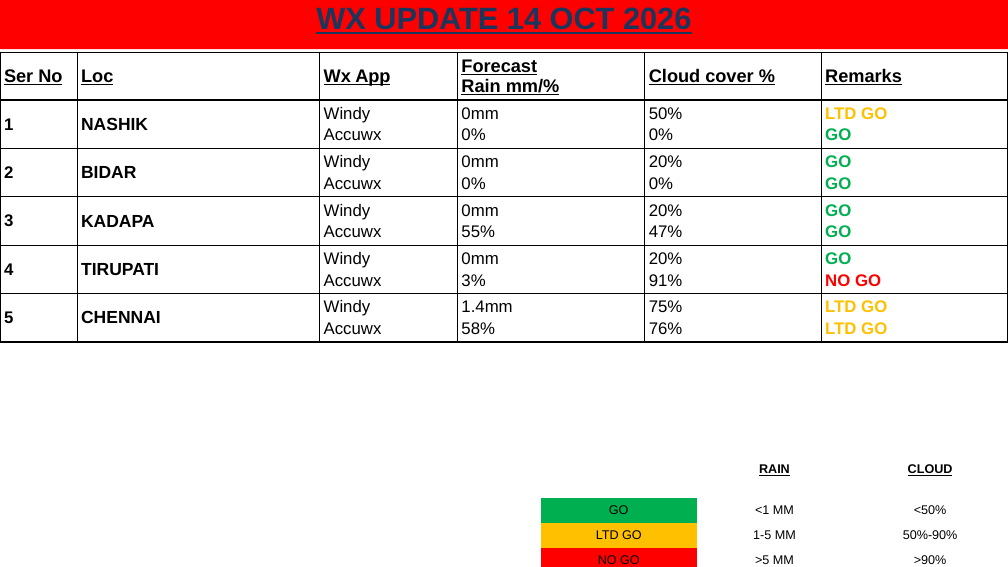
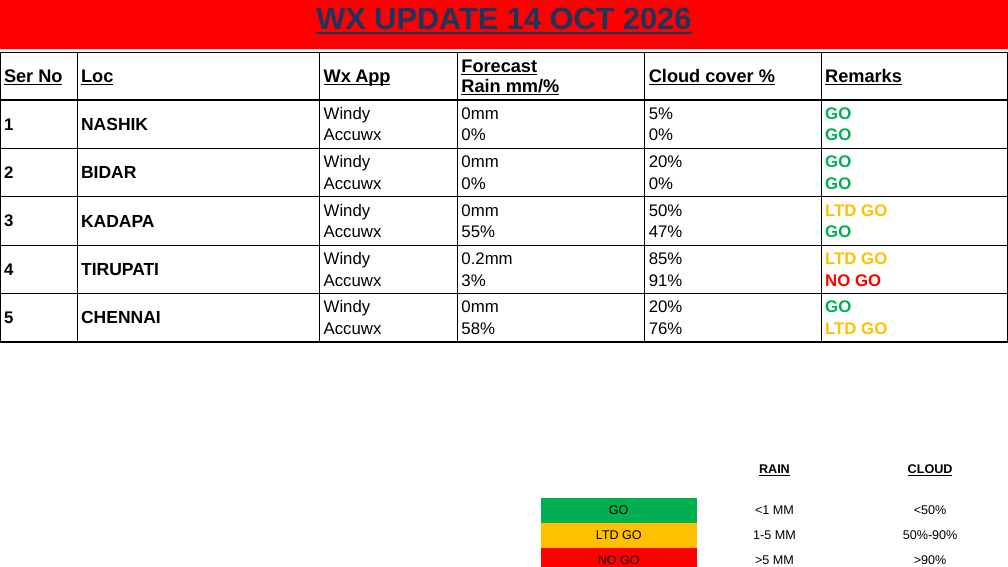
Before and after one commit to SHUBH0613/weather-automation, a slide deck: slide 4 of WX_UPDATE_12_OCT_2026_TO_16_OCT_2026.pptx. Drawn at 1008x567 pixels with LibreOffice and Linux fonts; fonts in the diff are those of the drawing. Boxes give left, top, right and bottom in pixels: in the first picture for what was removed or moved away, otherwise in the second. Text is boxed around its words. In the diff, an @@ line names an element or a change of style, - is before the commit and + after.

Commit message:
fix: Force forecast table to true ECMWF 9km model via dropdown & update PPT for 12-16 Oct

```diff
--- a/WX_UPDATE_12_OCT_2026_TO_16_OCT_2026.pptx
+++ b/WX_UPDATE_12_OCT_2026_TO_16_OCT_2026.pptx
@@ table at (x1=0, y1=52, x2=1008, y2=338) @@
-row 2, column 5: 50% / 0%
+row 2, column 5: 5% / 0%
-row 2, column 6: LTD GO / GO
+row 2, column 6: GO / GO
-row 4, column 5: 20% / 47%
+row 4, column 5: 50% / 47%
-row 4, column 6: GO / GO
+row 4, column 6: LTD GO / GO
-row 5: 4 | TIRUPATI | Windy / Accuwx | 0mm / 3% | 20% / 91% | GO / NO GO
+row 5: 4 | TIRUPATI | Windy / Accuwx | 0.2mm / 3% | 85% / 91% | LTD GO / NO GO
-row 6: 5 | CHENNAI | Windy / Accuwx | 1.4mm / 58% | 75% / 76% | LTD GO / LTD GO
+row 6: 5 | CHENNAI | Windy / Accuwx | 0mm / 58% | 20% / 76% | GO / LTD GO
```
Also in this commit, not shown: 4 other slides changed, 1 other file.
